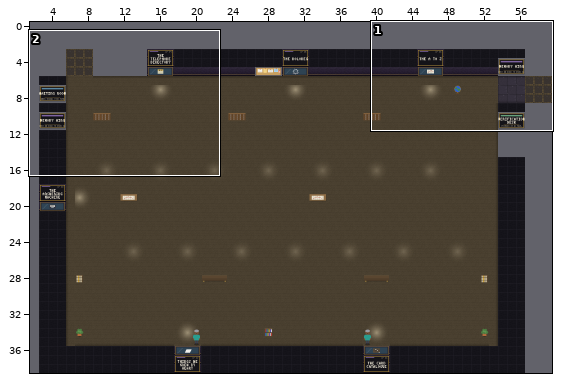
Level history. Tiled map (JSON): maps/memory.tmj. Above: a wide view before the commit, with the close-up outlined.
Close-up. Before the edit:
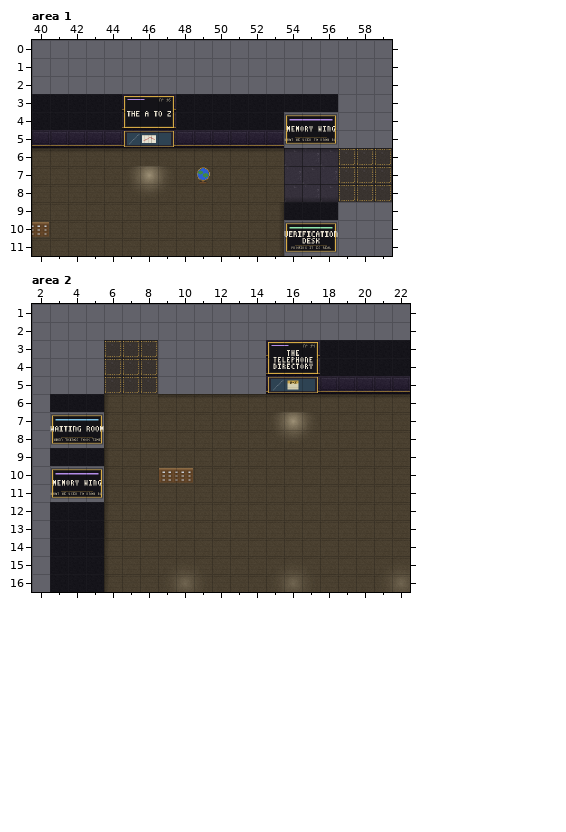
Cells are 32x32 px. Shown: area 1 x 40..59, y 0..11; area 2 x 2..22, y 1..16. The commit also changed other parts of the map, which this record leaves out.
And afterwards:
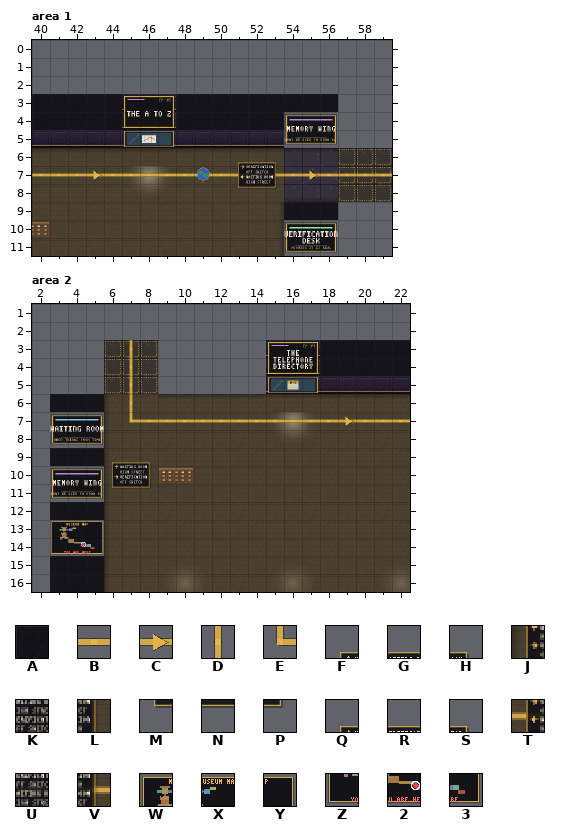
Key: from "Chunk 1": A 7, B 8, C 9, D 10, E 11, F 12, G 13, H 14, J 15, K 16, L 17, M 18, N 19, P 20, Q 21, R 22, S 23, T 24, U 25, V 26; from "Chunk 2": W 120, X 121, Y 122, Z 123, 2 124, 3 125.
_ is an empty cell.
Tiles of an added or newly shown layer are drawn over the layers below it.
See-through tiles are keyed as they look on the map.
Change:
Layer "wayfinding" (added), area 1:
Tile B is added in row 7 at x 40 to 42, 44 to 54 and 56 to 59.
Tile C is added in row 7 at x 43 and 55.
Layer "signage" (added), area 1:
Tile M is added in row 8 at x 51.
Tile N is added in row 8 at x 52.
Tile P is added in row 8 at x 53.
Tile Q is added in row 6 at x 51.
Tile R is added in row 6 at x 52.
Tile S is added in row 6 at x 53.
Tile T is added in row 7 at x 51.
Tile U is added in row 7 at x 52.
Tile V is added in row 7 at x 53.
Layer "wayfinding" (added), area 2:
Tile B is added in row 7 at x 8 to 18 and 20 to 22.
Tile C is added in row 7 at x 19.
Tile D is added in rows 3 to 6 at x 7.
Tile E is added in row 7 at x 7.
Layer "signage" (added), area 2:
Tile F is added in row 9 at x 6.
Tile G is added in row 9 at x 7.
Tile H is added in row 9 at x 8.
Tile J is added in row 10 at x 6.
Tile K is added in row 10 at x 7.
Tile L is added in row 10 at x 8.
Tile M is added in row 11 at x 6.
Tile N is added in row 11 at x 7.
Tile P is added in row 11 at x 8.
Layer "walls", area 2:
Tile 2 replaces tile A in row 14 at x 4.
Tile 3 replaces tile A in row 14 at x 5.
Tile W replaces tile A in row 13 at x 3.
Tile X replaces tile A in row 13 at x 4.
Tile Y replaces tile A in row 13 at x 5.
Tile Z replaces tile A in row 14 at x 3.
Changed places in both close-ups, as pixel boxes (x1, y1, x2, y2):
added: (32, 162, 392, 189)
added: (129, 340, 410, 426)
added: (112, 462, 151, 489)
changed: (50, 520, 104, 556)
